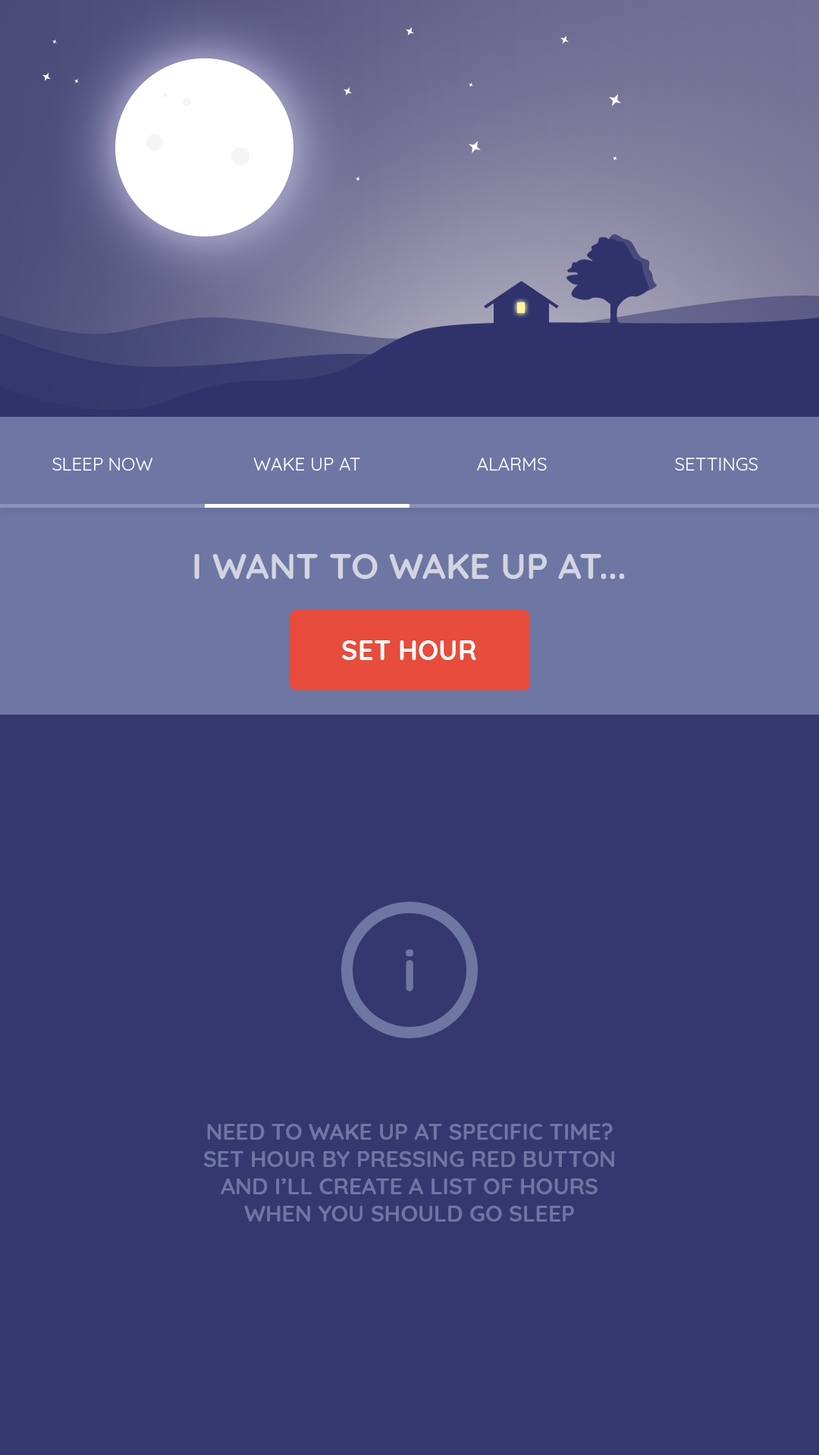
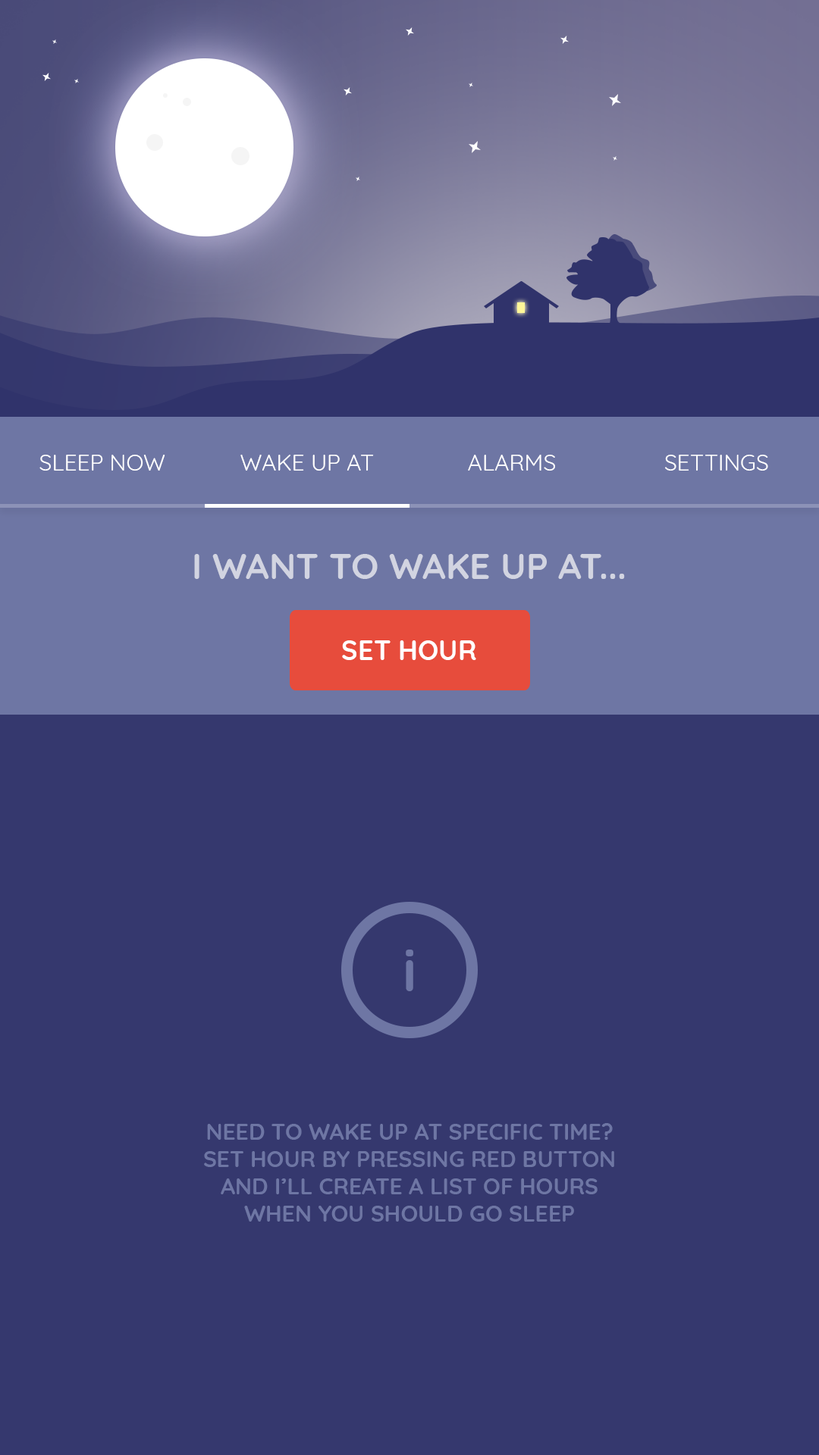
The second 819x1455 image is a revision of the first. Changes to its layers:
painted on "SLEEP NOW" over [39, 454, 166, 471]
painted on "WAKE UP AT" over [240, 454, 374, 471]
painted on "ALARMS" over [467, 454, 555, 471]
painted on "SETTINGS" over [664, 454, 768, 471]
